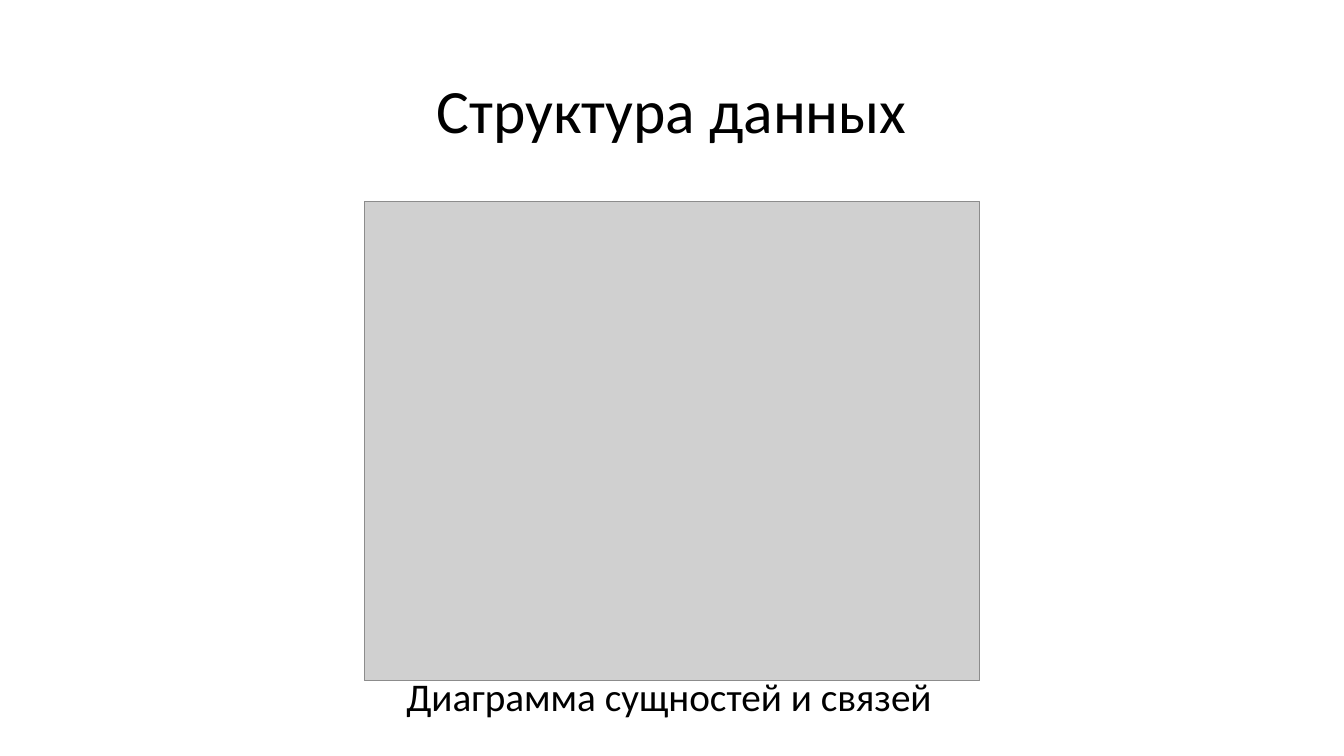
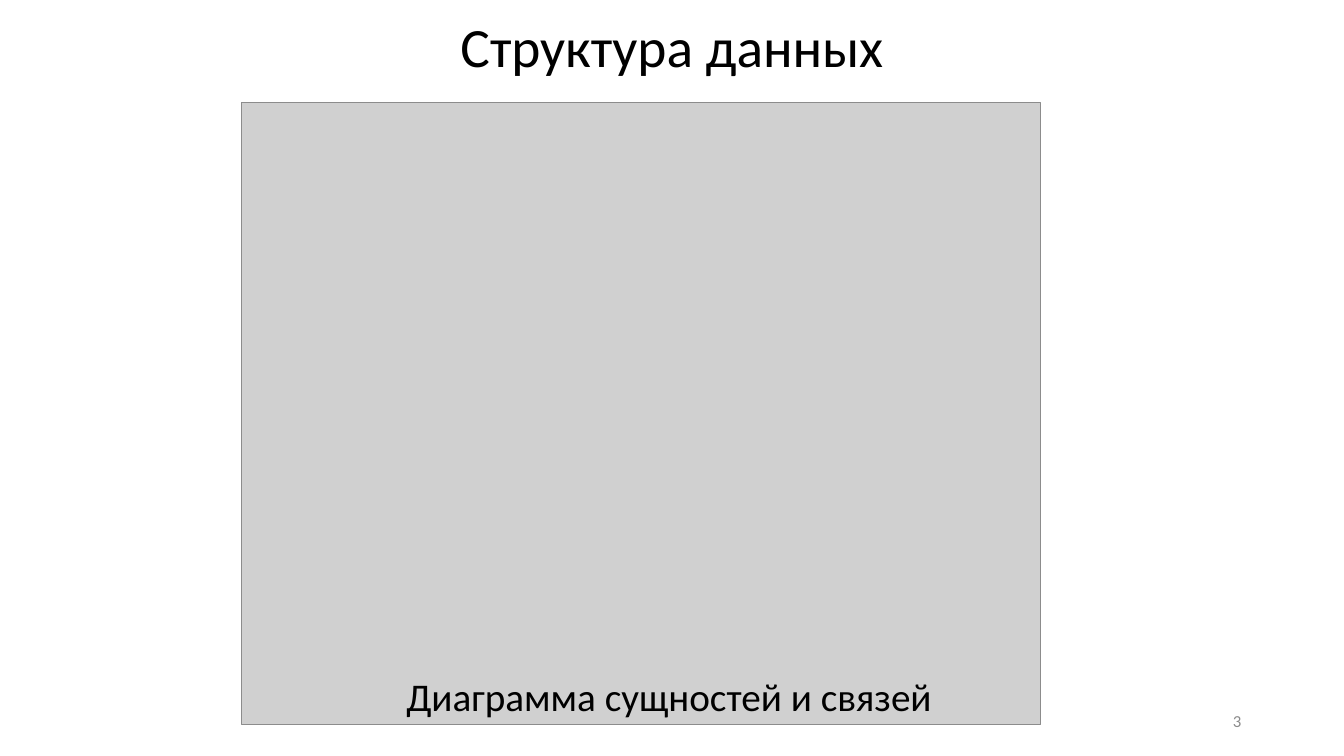
Before and after one commit to sd710/LastWorkDocuments, a slide deck: slide 3 of Subbotin_Present.pptx. Drawn at 1344x756 pixels with LibreOffice and Linux fonts; fonts in the diff are those of the drawing; grey boxes stand for pictures. Boxes give left, top, right and bottom in pixels: in the first picture for what was removed or moved away, otherwise in the second. Text is boxed around its words. In the diff, an @@ line names an element or a change of style, - is before the commit and + after.

```diff
--- a/Subbotin_Present.pptx
+++ b/Subbotin_Present.pptx
@@ title "Структура данных": place and size @@
-title "Структура данных" at [437, 93, 906, 143]
+title "Структура данных" at [460, 31, 884, 76]
@@ title "Структура данных" at [460, 31, 884, 76]: size 44 to 39.6 pt @@
@@ picture: place and size @@
-picture at [364, 202, 980, 682]
+picture at [242, 103, 1041, 725]
@@ page number added at [1233, 716, 1241, 727], 12 pt, text #8C8C8C @@
+3
```
Also in this commit, not shown: 14 other slides changed, 4 slides added, 1 slide removed, 5 other files.
